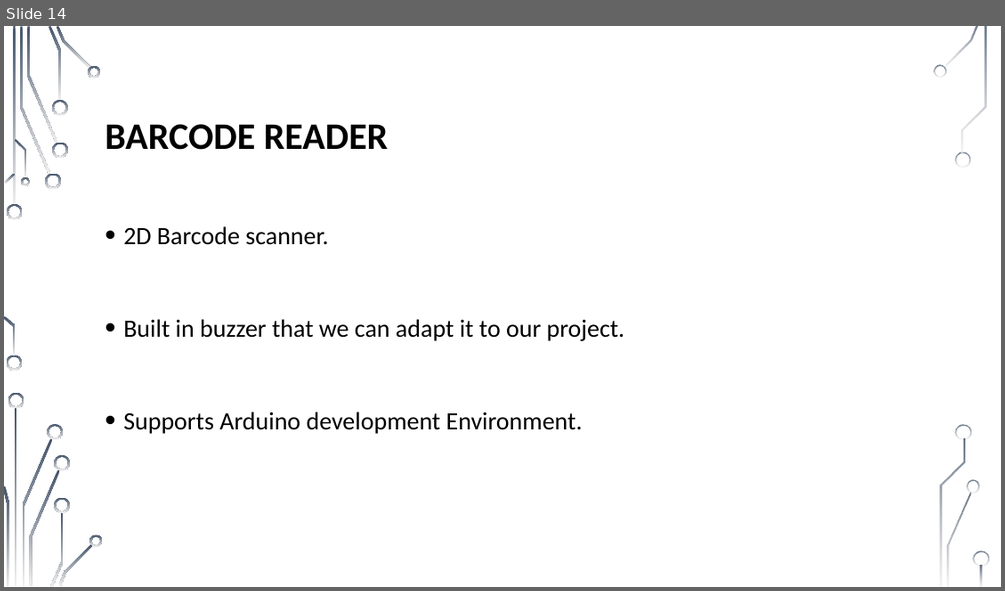
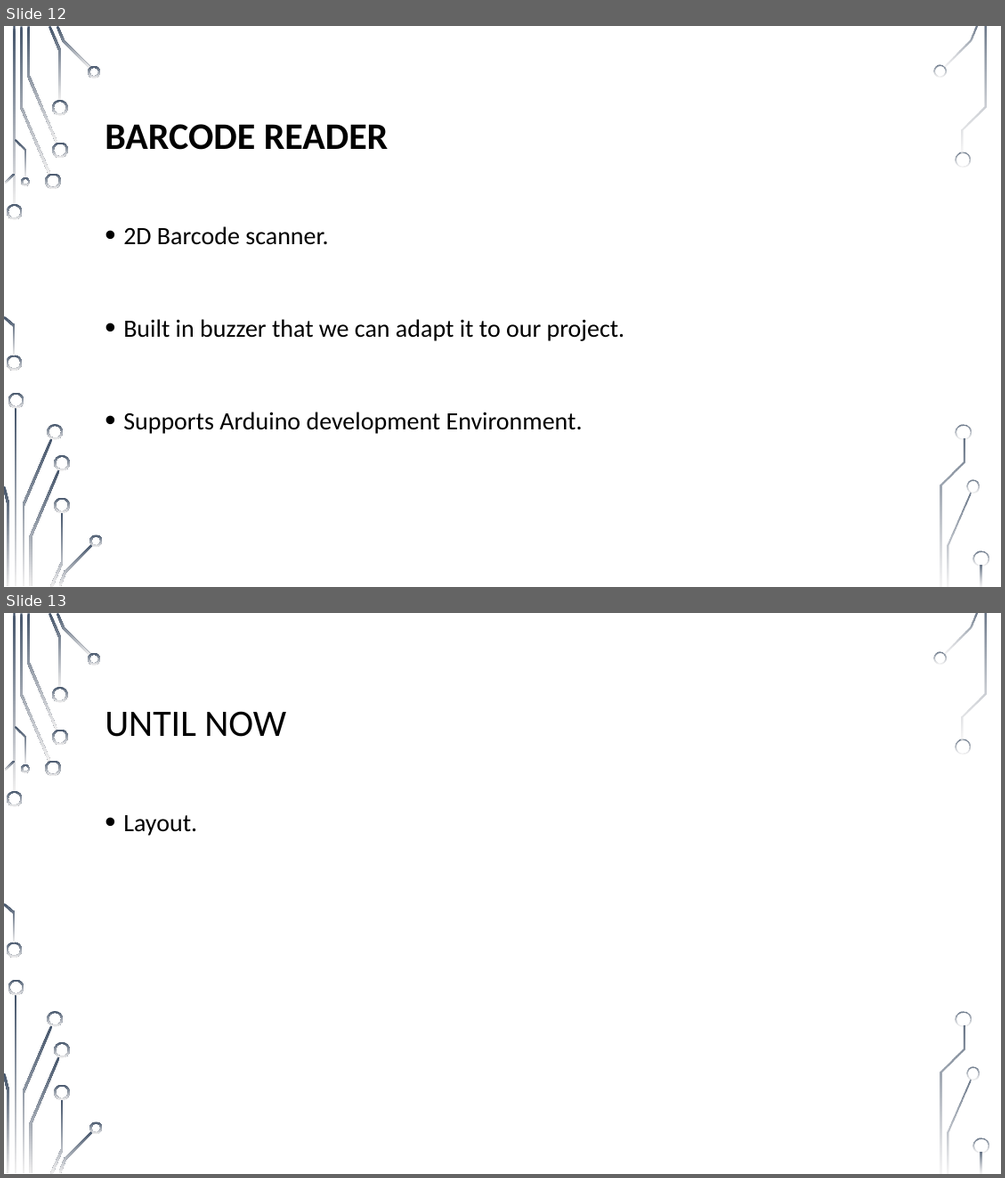
Before and after one commit to muhammad0bi/Technion_044167_E.E._project_A_IOT-Barcode_cheker, a slide deck: Presntations/Midterm presentation IOT Barcode checker 7681.pptx. Shown one above the other, each under a label of ours: slide 14 before the commit, slides 12 and 13 after it. The pictures are 1005x591 and 1005x1178 pixels, drawn with LibreOffice and Linux fonts; fonts in the diff are those of the drawing; background and template pictures are left out. Boxes give left, top, right and bottom in pixels: in the first picture for what was removed or moved away, otherwise in the second. Text is boxed around its words. In the diff, an @@ line names an element or a change of style, - is before the commit and + after.

```diff
--- a/Presntations/Midterm presentation IOT Barcode checker 7681.pptx
+++ b/Presntations/Midterm presentation IOT Barcode checker 7681.pptx
@@ slide 13 added at box(4, 613, 1001, 1174), background picture (left out); not listed: 36 template elements that a slide beside it also shows @@
@@ title added at box(105, 711, 286, 737), 36 pt, text #000000 @@
+UNTIL NOW
@@ text added at box(123, 815, 197, 835), 24 pt, text #000000 @@
+• Layout.
@@ what was slide 14 is now slide 12 @@
```
Also in this commit, not shown: 1 slide changed.
